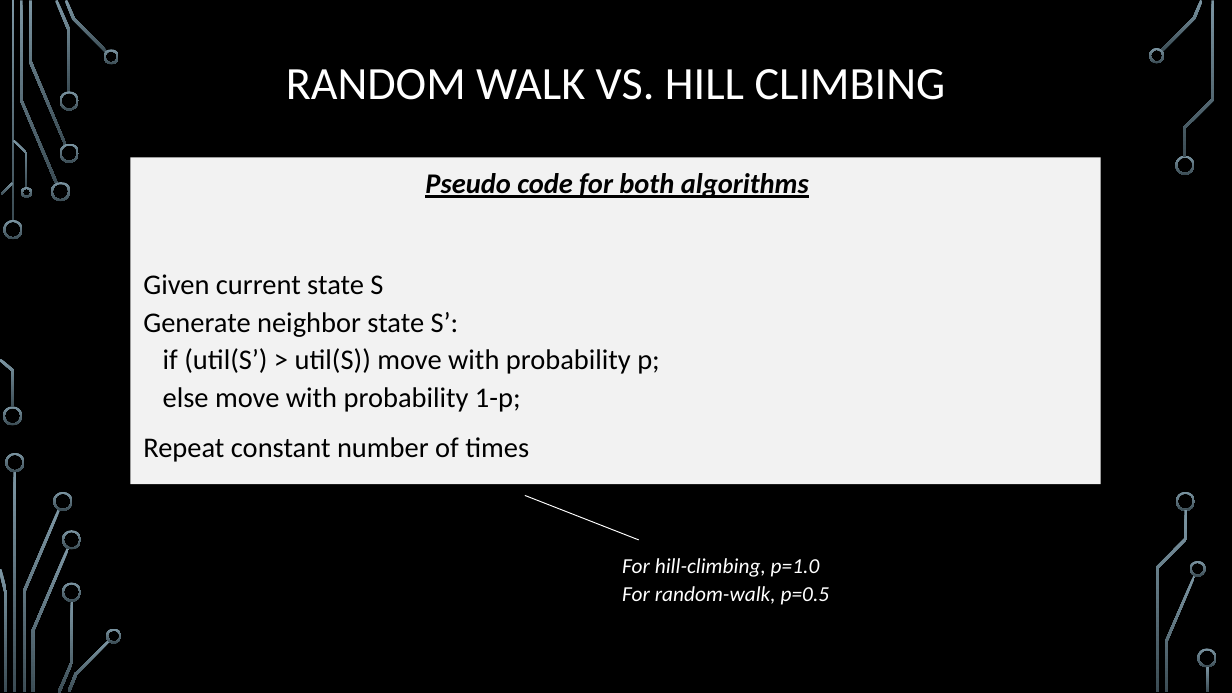
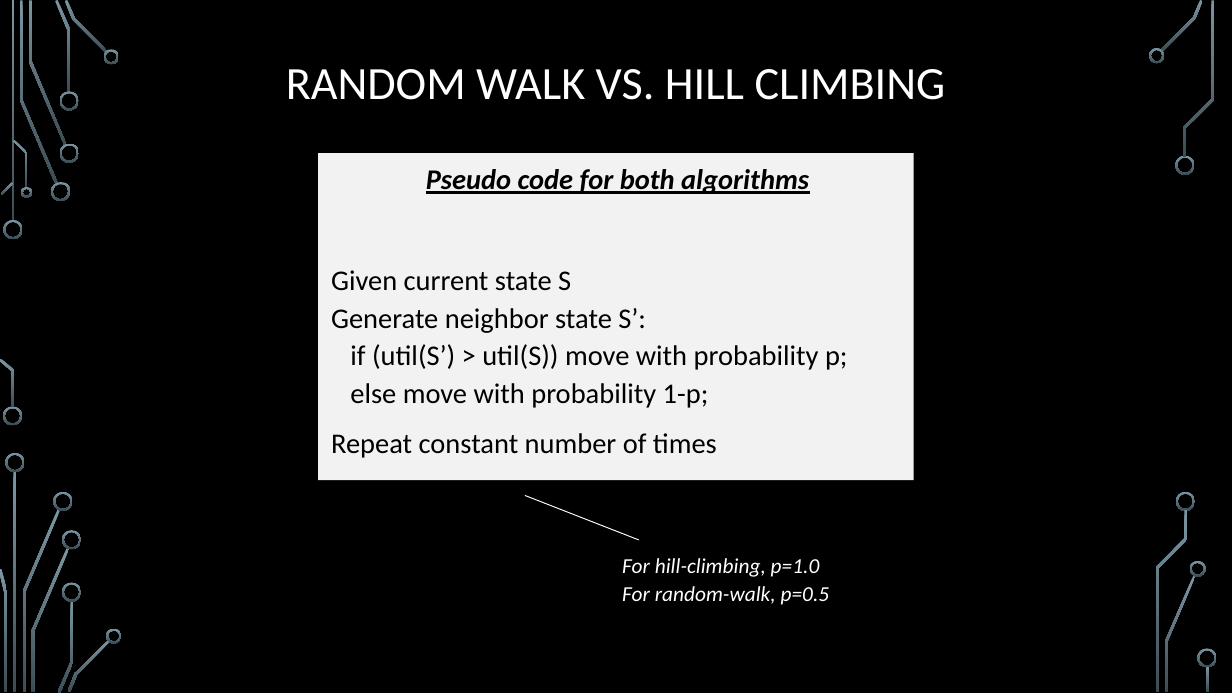
Before and after one commit to janiceeguo/advAlgo, a slide deck: slide 11 of slides/Approx-02-SimulatedAnnealing.pptx. Drawn at 1232x693 pixels with LibreOffice and Linux fonts; fonts in the diff are those of the drawing; background and template pictures are left out. Boxes give left, top, right and bottom in pixels: in the first picture for what was removed or moved away, otherwise in the second. Text is boxed around its words. In the diff, an @@ line names an element or a change of style, - is before the commit and + after.

```diff
--- a/slides/Approx-02-SimulatedAnnealing.pptx
+++ b/slides/Approx-02-SimulatedAnnealing.pptx
@@ text "Pseudo code for both algorithms": place and size @@
-text "Pseudo code for both algorithms" at [130,157,1101,484]
+text "Pseudo code for both algorithms" at [318,153,913,481]
```
Also in this commit, not shown: 2 other slides changed, 2 slides removed, 2 other files.
